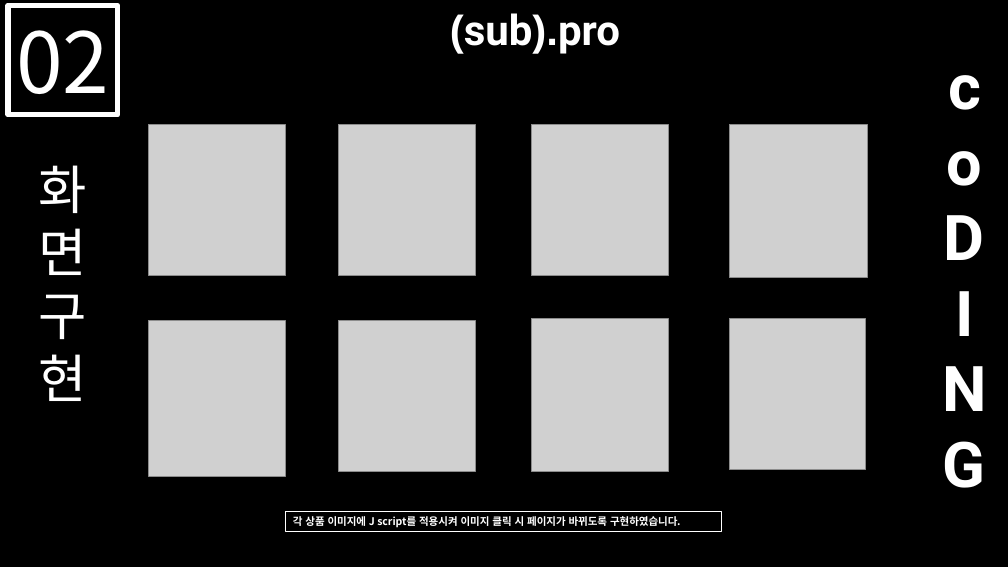
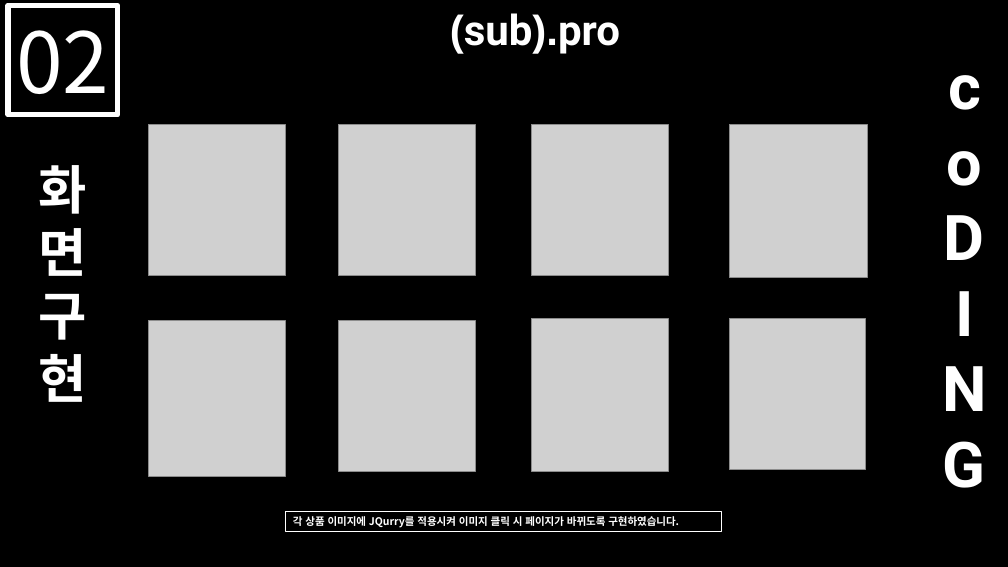
Before and after one commit to HyunRyung/Chanel, a slide deck: slide 10 of Portfolio/CHANEL.pptx (slide 11 before the commit). Drawn at 1008x567 pixels with LibreOffice and Linux fonts; fonts in the diff are those of the drawing; grey boxes stand for pictures. Boxes give left, top, right and bottom in pixels: in the first picture for what was removed or moved away, otherwise in the second. Text is boxed around its words. In the diff, an @@ line names an element or a change of style, - is before the commit and + after.

```diff
--- a/Portfolio/CHANEL.pptx
+++ b/Portfolio/CHANEL.pptx
@@ text "화면구현" at box(39, 165, 87, 402): bold on @@
@@ text in rectangle at box(293, 514, 679, 528): text changed @@
-각 상품 이미지에 J script를 적용시켜 이미지 클릭 시 페이지가 바뀌도록 구현하였습니다.
+각 상품 이미지에 JQurry를 적용시켜 이미지 클릭 시 페이지가 바뀌도록 구현하였습니다.
```
Also in this commit, not shown: 10 other slides changed, 1 slide added, 2 slides removed, 2 other files.
